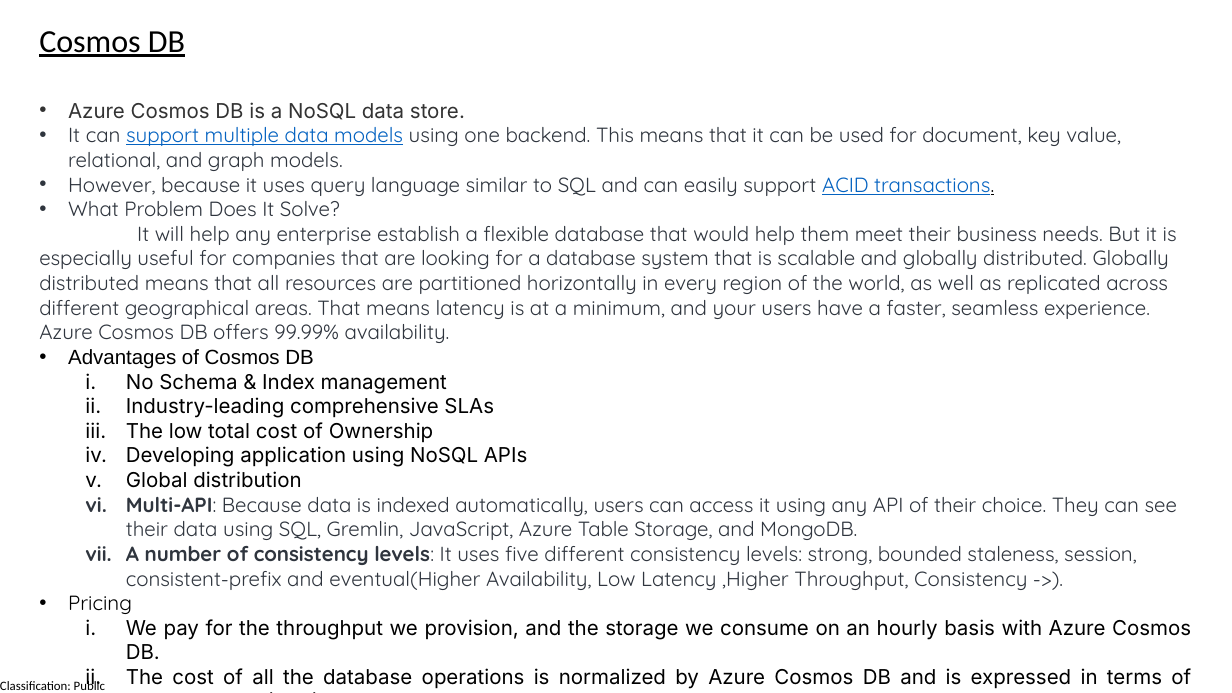
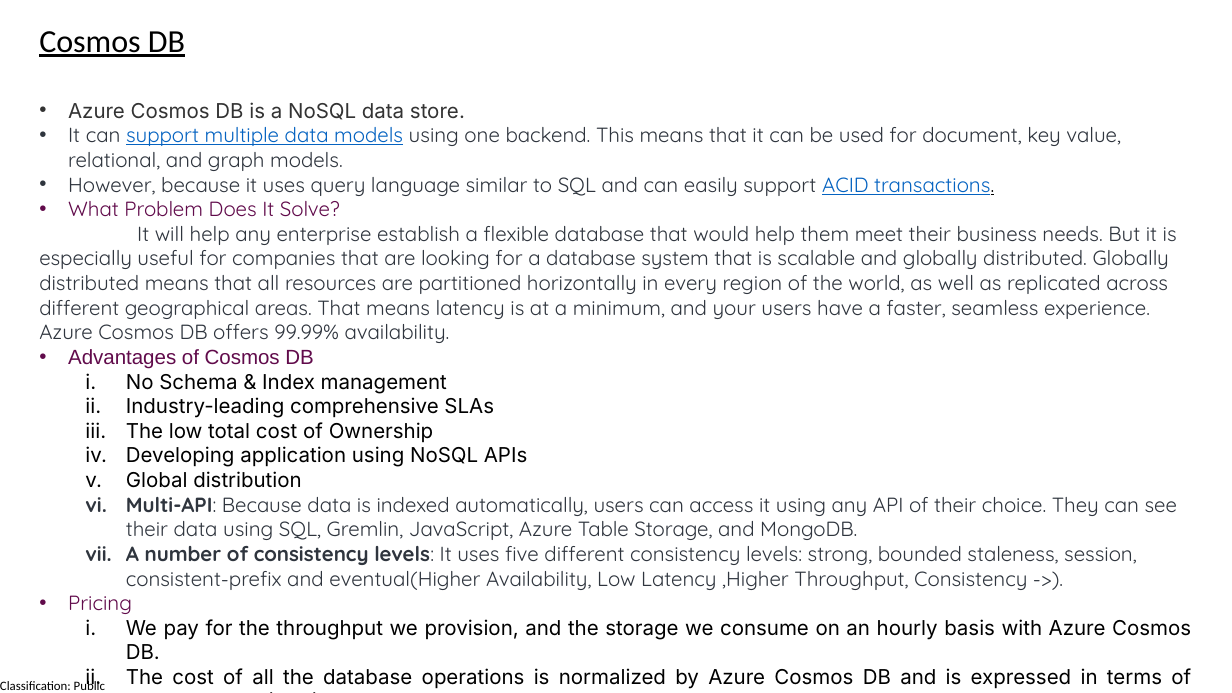
Before and after one commit to manaswiniray/Maersk.Azure.Practice, a slide deck: slide 9 of Microsoft Azure.pptx. Drawn at 1232x693 pixels with LibreOffice and Linux fonts; fonts in the diff are those of the drawing. Boxes give left, top, right and bottom in pixels: in the first picture for what was removed or moved away, otherwise in the second. Text is boxed around its words. In the diff, an @@ line names an element or a change of style, - is before the commit and + after.

```diff
--- a/Microsoft Azure.pptx
+++ b/Microsoft Azure.pptx
@@ text at bbox=[68, 195, 340, 614]: text colour #2F353E to #610B4B in "What Problem Does It Solve?"; text colour #000000 to #610B4B in "Advantages of Cosmos DB", "Pricing" @@
```
Also in this commit, not shown: 5 other slides changed, 3 slides added.
